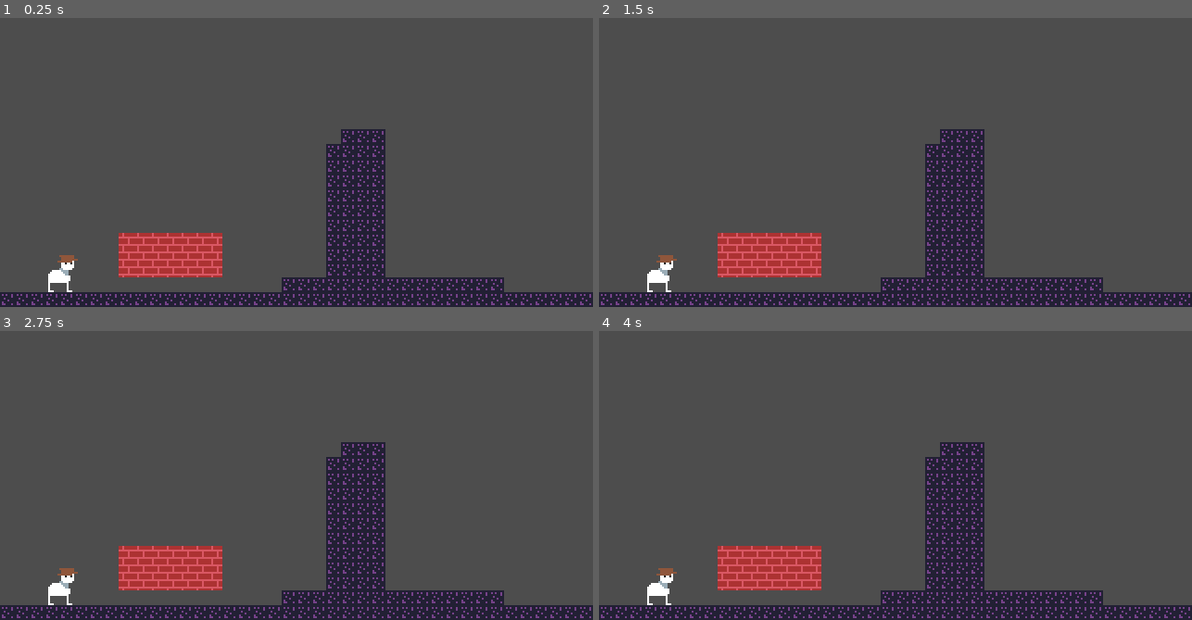
Above: before the commit, frames 1-4 (two rows, left to right).
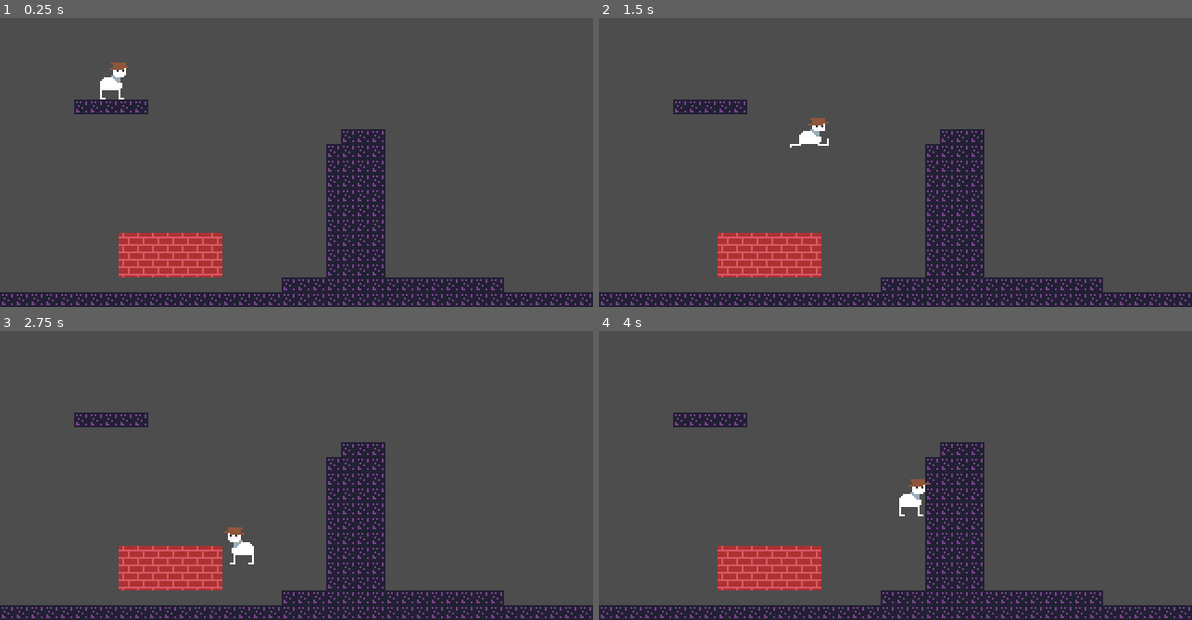
Above: after the commit, the same moments.

Repository: soulwa/ggj2026
Game: Godot game, scene res://Scenes/world.tscn
The game is run twice, just before and just after one commit, with the same random seed, the same clock (stepped at 60 frames per second) and the same inputs.
Inputs:
- Up to frame 1 (0.25 s): no input
- Up to frame 2 (1.5 s): tap Enter at 0.5 s; hold X (action) 0.53-1.28 s; hold Right (right) from 0.53 s (still down); tap Z (jump) at 0.77, 0.8, 1.07, 1.35 s
- Up to frame 3 (2.75 s): tap Z (jump) at 1.52, 1.82, 2.3 s; tap X (action) at 1.55 s; release Right (right) at 2.03 s; hold Left (left) from 2.03 s (still down); hold X (action) from 2.03 s (still down)
- Up to frame 4 (4 s): release Left (left) at 2.78 s; release X (action) at 2.78 s; hold Right (right) from 2.78 s (still down); tap X (action) at 2.85 s; tap Z (jump) at 3.02, 3.32 s; hold Z (jump) from 3.53 s (still down)

The runs differ from the first frame. In frame 1, 1.2% of the frame differs, in the area x 8-25%, y 15-95%; in frame 2, 1.2%; in frame 3, 1.2%, in the area x 8-43%, y 28-95%; in frame 4, 1.2%.

Commit message:
movement stuff

Diff:
--- a/Scenes/world.tscn
+++ b/Scenes/world.tscn
@@ -2,17 +2,23 @@
 
 [ext_resource type="Texture2D" uid="uid://bein05sof8k23" path="res://Assets/Sprites/tilesplaceholder.png" id="1_go701"]
 [ext_resource type="Texture2D" uid="uid://dl5f81bu7ns5q" path="res://Assets/Sprites/playerplaceholder.png" id="2_5a7ea"]
+[ext_resource type="Script" uid="uid://utx1cv7juuf5" path="res://Scripts/player.gd" id="2_8j60k"]
 
 [sub_resource type="TileSetAtlasSource" id="TileSetAtlasSource_fj7yv"]
 texture = ExtResource("1_go701")
 texture_region_size = Vector2i(8, 8)
 0:0/0 = 0
+0:0/0/physics_layer_0/polygon_0/points = PackedVector2Array(-4, -4, 4, -4, 4, 4, -4, 4)
 1:0/0 = 0
 0:1/0 = 0
+0:1/0/physics_layer_0/polygon_0/points = PackedVector2Array(-4, -4, 4, -4, 4, 4, -4, 4)
 1:1/0 = 0
+1:1/0/physics_layer_0/polygon_0/points = PackedVector2Array(-4, -4, 4, -4, 4, 4, -4, 4)
 
 [sub_resource type="TileSet" id="TileSet_tlwt5"]
 tile_size = Vector2i(8, 8)
+physics_layer_0/collision_layer = 2
+physics_layer_0/collision_mask = 0
 sources/0 = SubResource("TileSetAtlasSource_fj7yv")
 
 [sub_resource type="RectangleShape2D" id="RectangleShape2D_f3sb7"]
@@ -55,14 +61,16 @@
 [node name="World" type="Node2D" unique_id=349544989]
 
 [node name="TileMapLayer" type="TileMapLayer" parent="." unique_id=464982810]
-tile_map_data = PackedByteArray("AAAAAP//AAAAAAAAAAABAP//AAA …(2528 unchanged characters)… AAAEAAAAXAPz/AAAAAAEAAAAVAP3/AAAAAAEAAAA=")
+tile_map_data = PackedByteArray("AAAAAP//AAAAAAAAAAABAP//AAA …(2528 unchanged characters)… AAAEAAAAXAPz/AAAAAAEAAAAVAP3/AAAAAAEAAAATAPL/AAAAAAAAAAAUAPL/AAAAAAAAAAAVAPL/AAAAAAAAAAAWAPL/AAAAAAAAAAASAPL/AAAAAAAAAAA=")
 tile_set = SubResource("TileSet_tlwt5")
 
 [node name="Camera2D" type="Camera2D" parent="." unique_id=197655643]
 position = Vector2(264, -120)
 
 [node name="Player" type="CharacterBody2D" parent="." unique_id=1097967219]
-position = Vector2(136, -16)
+position = Vector2(163, -124)
+collision_mask = 6
+script = ExtResource("2_8j60k")
 
 [node name="CollisionShape2D" type="CollisionShape2D" parent="Player" unique_id=2063786352]
 shape = SubResource("RectangleShape2D_f3sb7")
--- a/Scripts/player.gd
+++ b/Scripts/player.gd
@@ -19,20 +19,23 @@
 #
 
 const DT := 0.016
+
 @export_group("Movement")
-@export var run_accel := 50.0
+@export var run_accel := 200.0
 @export var run_top_speed := 200.0
 @export var air_accel := 50.0
 @export var air_top_speed := 250.0
+@export var turnaround_multiplier := 6.0
 @export var gravity := 500.0
 @export var gravity_on_wall := 150.0
 @export var jump_power := -200.0
 @export var jump_cancel_power := -100.0
-@export var wall_jump_power_x := 200.0
-@export var wall_jump_power_y := 150.0
+@export var wall_jump_power_x := 100.0
+@export var wall_jump_power_y := -150.0
 @export var max_fall_speed := 250.0
 @export var max_fall_speed_on_wall := 50.0
 
+@export var wall_stickiness := DT * 10
 @export var jump_buffer := DT * 8
 @export var coyote_time := DT * 4
 
@@ -62,12 +65,25 @@
 # NOTE (sam): stuff for character state here
 var current_state: MoveState = MoveState.RUN
 var facedir := 1
+var last_hmove := 0
+var coyote_timer := coyote_time
+var jump_buffer_timer := 0.0
 
 var last_tick_left: int
 var last_tick_right: int
 var last_tick_up: int
 var last_tick_down: int
 
+enum Action {
+	Thrust,
+	DoubleJump,
+	Downdash
+}
+var currently_selected_action: Action = Action.Thrust
+var has_double_jump := false
+var has_downdash := false
+
+
 func _ready() -> void:
 	pass
 
@@ -79,6 +95,7 @@
 
 func _physics_process(delta: float) -> void:
 	#region INPUT
+	print(coyote_timer)
 	var time = Time.get_ticks_msec()
 
 	var input_move_left = Input.is_action_pressed("left")
@@ -89,6 +106,14 @@
 	var input_initial_move_right = Input.is_action_just_pressed("right")
 	var input_initial_move_up = Input.is_action_just_pressed("up")
 	var input_initial_move_down = Input.is_action_just_pressed("down")
+
+	var input_jump_pressed = Input.is_action_just_pressed("jump")
+	var input_jump_held = Input.is_action_pressed("jump")
+	var input_jump_released = Input.is_action_just_released("jump")
+
+	var input_action_pressed = Input.is_action_just_pressed("action")
+	var input_action_held = Input.is_action_pressed("action")
+	var input_action_released = Input.is_action_just_released("action")
 
 	# resolve x move presses
 	last_tick_left = time if input_initial_move_left else last_tick_left
@@ -111,10 +136,68 @@
 		y_input_priority = -1
 	elif input_move_down:
 		y_input_priority = 1
+
+
+	facedir = x_input_priority if x_input_priority != 0 else facedir
+	var hmove = x_input_priority
+	#endregion
+
+	#region MOVEMENT TIMERS
+	# if coyote_timer >= 0, we can still jump.
+	if is_on_floor():
+		coyote_timer = coyote_time
+	else:
+		coyote_timer -= delta
 	#endregion
 
 	#region MOVEMENT
+	if is_on_floor():
+		current_state = MoveState.RUN
+
+	# TODO (sam): turnarounds
+	var effective_accel = run_accel if is_on_floor() else air_accel
+	var effective_top_speed = run_top_speed if is_on_floor() else air_top_speed
+	var turning = sign(hmove) == -sign(velocity.x)
+	if turning:
+		effective_accel *= turnaround_multiplier
+	velocity.x = move_toward(velocity.x, hmove * effective_top_speed, effective_accel * delta)
+
+
+	# jump from the floor
+	# TODO (sam): fix dj w coyote time off of wall.
+	if input_jump_pressed:
+		# on the floor, or just left it.
+		if is_on_floor() or not (is_on_floor() or is_on_wall()) and coyote_timer >= 0:
+				current_state = MoveState.JUMP
+				velocity.y = jump_power
+		elif is_on_wall():
+			var walldir = get_wall_normal()
+			velocity.x = wall_jump_power_x * walldir.x
+			velocity.y = wall_jump_power_y
+	if input_jump_released and velocity.y < jump_cancel_power:
+		velocity.y = jump_cancel_power
+
+	# compute maximums (unless we want to bypass), gravity as final pass on "physics"
+	velocity.x = clamp(velocity.x, -effective_top_speed, effective_top_speed)
+
+	var effective_gravity = gravity if not is_on_wall() else gravity_on_wall
+	velocity.y += effective_gravity * delta
+
+	var effective_max_fall_speed = max_fall_speed if not is_on_wall() else max_fall_speed_on_wall
+	if velocity.y > effective_max_fall_speed:
+		velocity.y = effective_max_fall_speed
+
+	move_and_slide()
+	var num_cols = get_slide_collision_count()
+	for idx in num_cols:
+		var collision = get_slide_collision(idx)
+		# TODO (sam): do relevant stuff here if we need, like enemies, walls, spike
 	#endregion
 
 	#region ANIMATION
-	#endregion
+	$AnimatedSprite2D.flip_h = facedir == -1
+	if hmove != 0:
+		$AnimatedSprite2D.play("run")
+	else:
+		$AnimatedSprite2D.play("idle")
+	#endregion
Binary file added: Assets/Sprites/attackplaceholder.png
Not shown, added: Assets/Sprites/attackplaceholder.png.import
